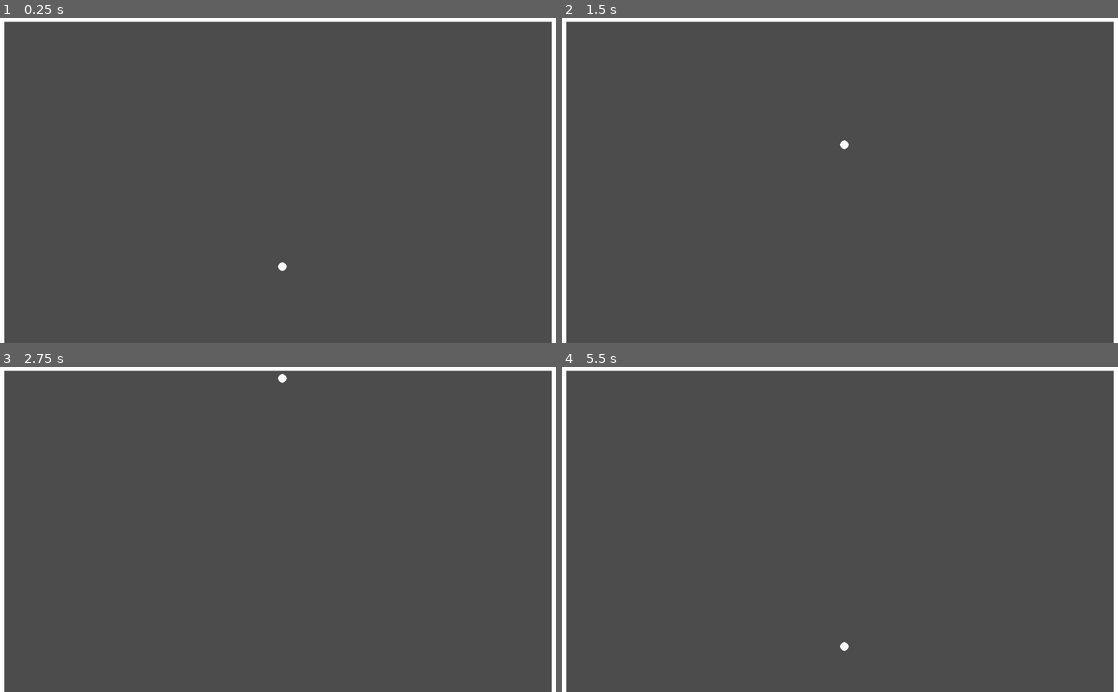
Above: before the commit, frames 1-4 (two rows, left to right).
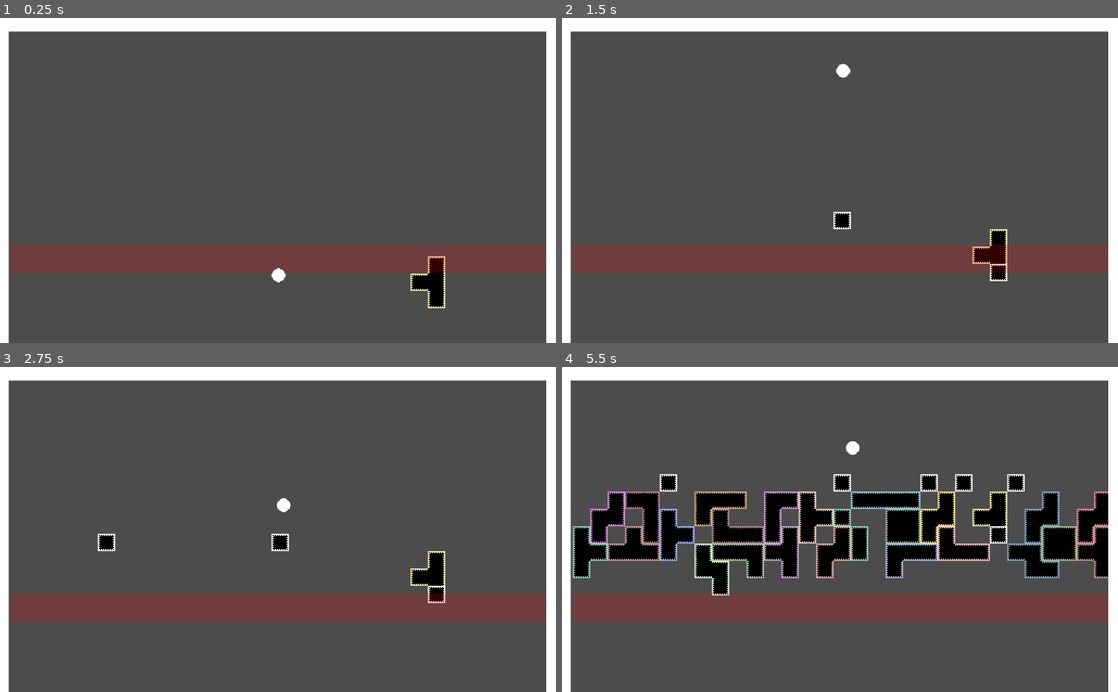
Above: after the commit, the same moments.

Repository: MetRiko/TK-Jam-2022
Game: Godot game, scene res://Scenes/Level.tscn
Same seed, same stepped clock (60 frames per second), same inputs: the game is played once before the commit and once after it. This scene is started directly instead of the project's main scene.
Inputs (mouse positions are in pixels of both pictures, inside the frame that each line leads up to):
- Up to frame 1 (0.25 s): no input
- Up to frame 2 (1.5 s): tap Enter (ui_accept) at 0.5, 0.77 s; move the mouse to (962, 164) at 0.52 s; click (962, 164) at 0.67 s; move the mouse to (728, 196) at 1.27 s; hold Down (ui_down) from 1.28 s (still down)
- Up to frame 3 (2.75 s): tap Enter (ui_accept) at 1.52 s; move the mouse to (333, 458) at 2.02 s; release Down (ui_down) at 2.03 s
- Up to frame 4 (5.5 s): move the mouse to (812, 594) at 2.77 s; click (812, 594) at 2.92 s; tap Enter (ui_accept) at 3.02, 3.77, 4.52 s; move the mouse to (1006, 578) at 3.52 s; hold Down (ui_down) from 3.53 s (still down); move the mouse to (673, 480) at 4.27 s; move the mouse to (867, 529) at 5.02 s; click (867, 529) at 5.17 s

The runs differ from the first frame. In frame 1, 14% of the frame differs, in the area x 0-100%, y 1-100%; in frame 2, 14%; in frame 3, 14%; in frame 4, 31%.
Error after the commit: Invalid get index '0' (on base: 'Array'). (res://Tetris/TetrisBlock.gd:23)

Commit message:
Add annoying

Diff:
--- a/Scenes/Ball.gd
+++ b/Scenes/Ball.gd
@@ -1,11 +1,11 @@
 extends KinematicBody2D
 
-var velocity = 3.0
+var velocity = 2.5
 var dirVec = Vector2.ZERO
 
 func castBall():
 	dirVec = Vector2(1,-1)
-	dirVec.x = dirVec.x * rand_range(-1,1) *0
+	dirVec.x = dirVec.x * rand_range(-1,1)*0.1
 
 func _physics_process(delta):
 	var collision = move_and_collide(dirVec*velocity)
--- a/Scenes/Level.tscn
+++ b/Scenes/Level.tscn
@@ -1,19 +1,25 @@
-[gd_scene load_steps=4 format=2]
+[gd_scene load_steps=5 format=2]
 
 [ext_resource path="res://Scenes/Ball.tscn" type="PackedScene" id=1]
 [ext_resource path="res://Sprites/pixelFullSquare.png" type="Texture" id=2]
+[ext_resource path="res://Tetris/TetrisField.tscn" type="PackedScene" id=3]
 
 [sub_resource type="RectangleShape2D" id=2]
-extents = Vector2( 523, 8.5 )
+extents = Vector2( 523, 6.75001 )
 
 [node name="Level" type="Node2D"]
 
+[node name="TetrisField" parent="." instance=ExtResource( 3 )]
+position = Vector2( -246, -223 )
+
 [node name="Ball" parent="." instance=ExtResource( 1 )]
+position = Vector2( 0, 125 )
+scale = Vector2( 0.8, 0.8 )
 
 [node name="Walls" type="StaticBody2D" parent="."]
 
 [node name="CollisionShape2D" type="CollisionShape2D" parent="Walls"]
-position = Vector2( 512, -1.5 )
+position = Vector2( 0, -145.5 )
 shape = SubResource( 2 )
 
 [node name="Sprite" type="Sprite" parent="Walls/CollisionShape2D"]
@@ -22,7 +28,7 @@
 texture = ExtResource( 2 )
 
 [node name="CollisionShape2D2" type="CollisionShape2D" parent="Walls"]
-position = Vector2( 0, 512 )
+position = Vector2( -256, 368 )
 rotation = 1.5708
 shape = SubResource( 2 )
 
@@ -32,7 +38,7 @@
 texture = ExtResource( 2 )
 
 [node name="CollisionShape2D3" type="CollisionShape2D" parent="Walls"]
-position = Vector2( 1024, 512 )
+position = Vector2( 255, 368 )
 rotation = 1.5708
 shape = SubResource( 2 )
 
@@ -40,3 +46,7 @@
 position = Vector2( -3.76105e-05, 0 )
 scale = Vector2( 65.375, 1 )
 texture = ExtResource( 2 )
+
+[node name="Camera2D" type="Camera2D" parent="."]
+current = true
+zoom = Vector2( 0.5, 0.5 )
--- a/Tetris/TetrisField.gd
+++ b/Tetris/TetrisField.gd
@@ -49,7 +49,7 @@
 func _ready():
 	randomize()
 	start_pos = blocks.position
-	_set_columns_amount(20)
+	_set_columns_amount(31)
 	$SpawnTimer.connect("timeout", self, "put_random_blocks_group_below")
 
 func _set_columns_amount(amount : int) -> void:
--- a/Tetris/TetrisField.tscn
+++ b/Tetris/TetrisField.tscn
@@ -12,7 +12,7 @@
 [node name="BottomLimit" type="Sprite" parent="."]
 modulate = Color( 1, 0, 0, 0.196078 )
 position = Vector2( 0, 282 )
-scale = Vector2( 25, 1.625 )
+scale = Vector2( 31, 1.625 )
 texture = ExtResource( 2 )
 centered = false
 
